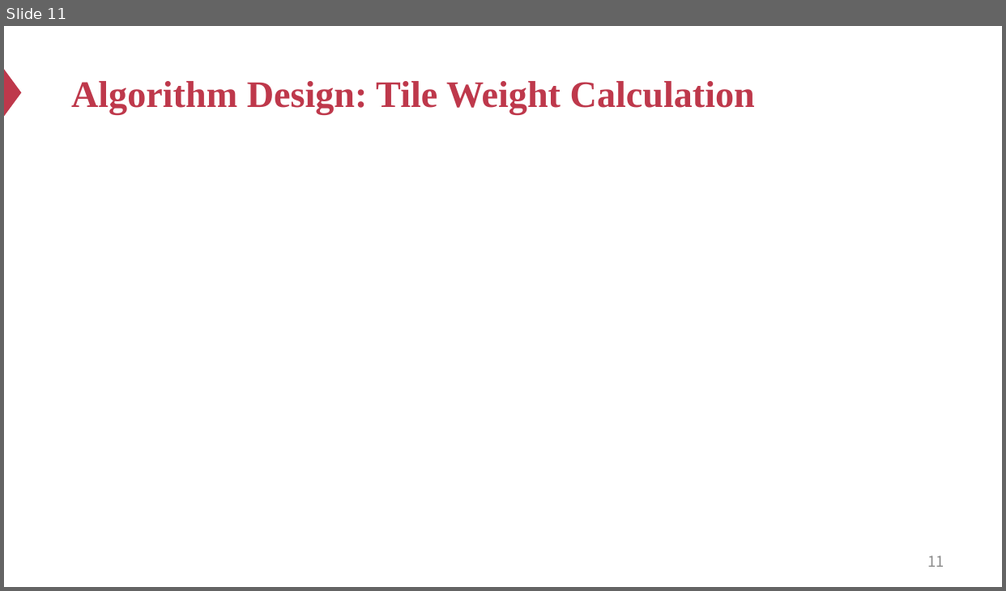
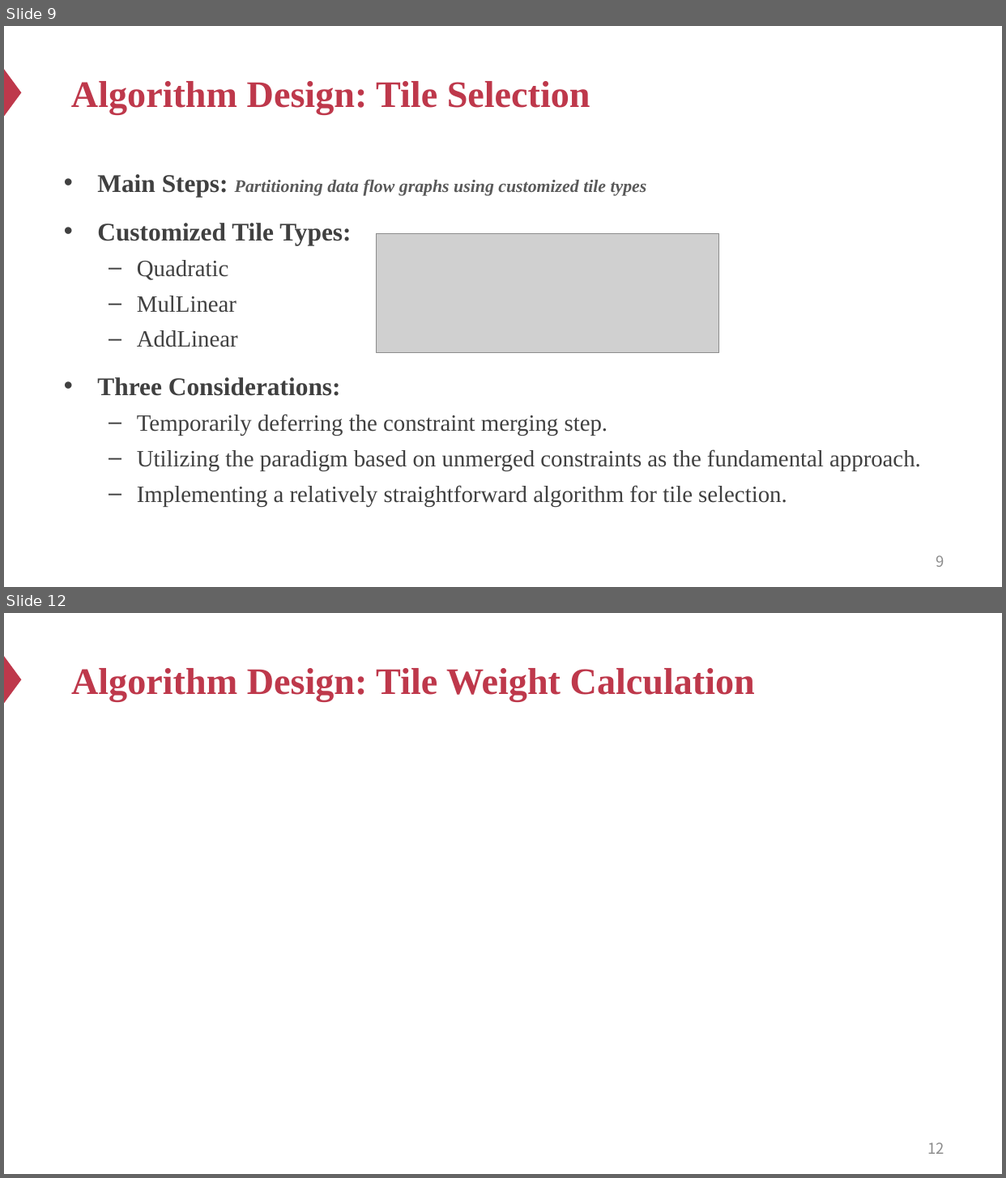
Before and after one commit to Ash1sc/R1CS-normal-form-generator, a slide deck: meeting_docs/PRDC/ppt.pptx. Shown one above the other, each under a label of ours: slide 11 before the commit, slides 9 and 12 after it; the slides between them are not shown. The pictures are 1006x591 and 1006x1178 pixels, drawn with LibreOffice and Linux fonts; fonts in the diff are those of the drawing; grey boxes stand for pictures. Boxes give left, top, right and bottom in pixels: in the first picture for what was removed or moved away, otherwise in the second. Text is boxed around its words. In the diff, an @@ line names an element or a change of style, - is before the commit and + after.

```diff
--- a/meeting_docs/PRDC/ppt.pptx
+++ b/meeting_docs/PRDC/ppt.pptx
@@ slide 9 added at bbox=[4, 26, 1002, 587], background #FFFFFF; not listed: 1 template element that a slide beside it also shows @@
@@ title added at bbox=[71, 81, 590, 115], 36 pt, text #BE384B, bold @@
+Algorithm Design: Tile Selection
@@ text added at bbox=[97, 174, 921, 506], 22.4 pt, text #404040 @@
+• Main Steps: Partitioning data flow graphs using customized tile types
+• Customized Tile Types:
+  – Quadratic
+  – MulLinear
+  – AddLinear
+• Three Considerations:
+  – Temporarily deferring the constraint merging step.
+  – Utilizing the paradigm based on unmerged constraints as the fundamental approach.
+  – Implementing a relatively straightforward algorithm for tile selection.
@@ picture added at bbox=[376, 234, 719, 353] @@
@@ page number added at bbox=[936, 556, 944, 567], 14.4 pt, text #8C8C8C @@
+9
@@ what was slide 11 is now slide 12 @@
@@ page number at bbox=[928, 1143, 944, 1154]: text changed @@
-11
+12
```
Also in this commit, not shown: 2 slides changed, 1 slide removed, 1 other file.
